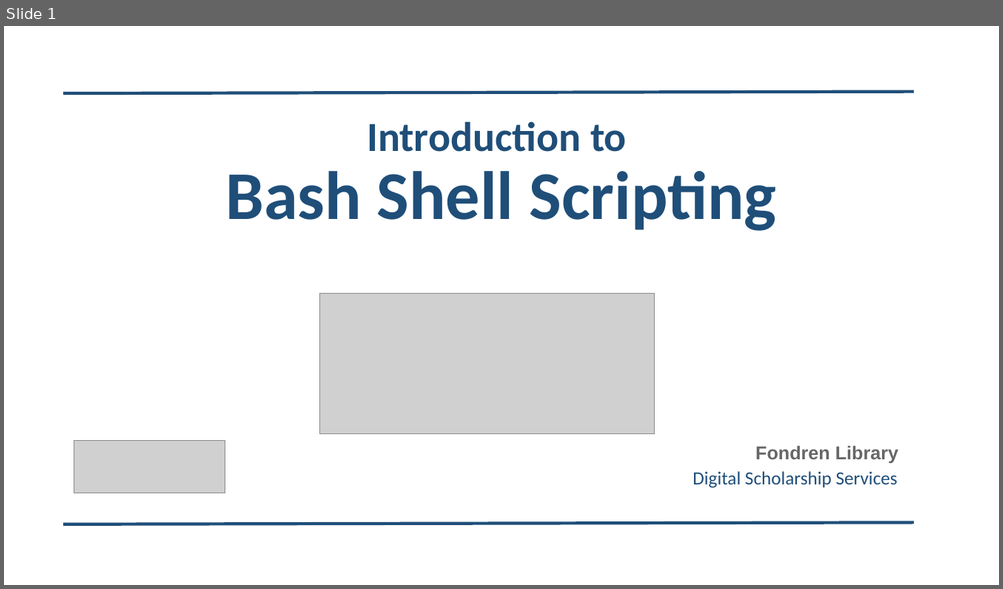
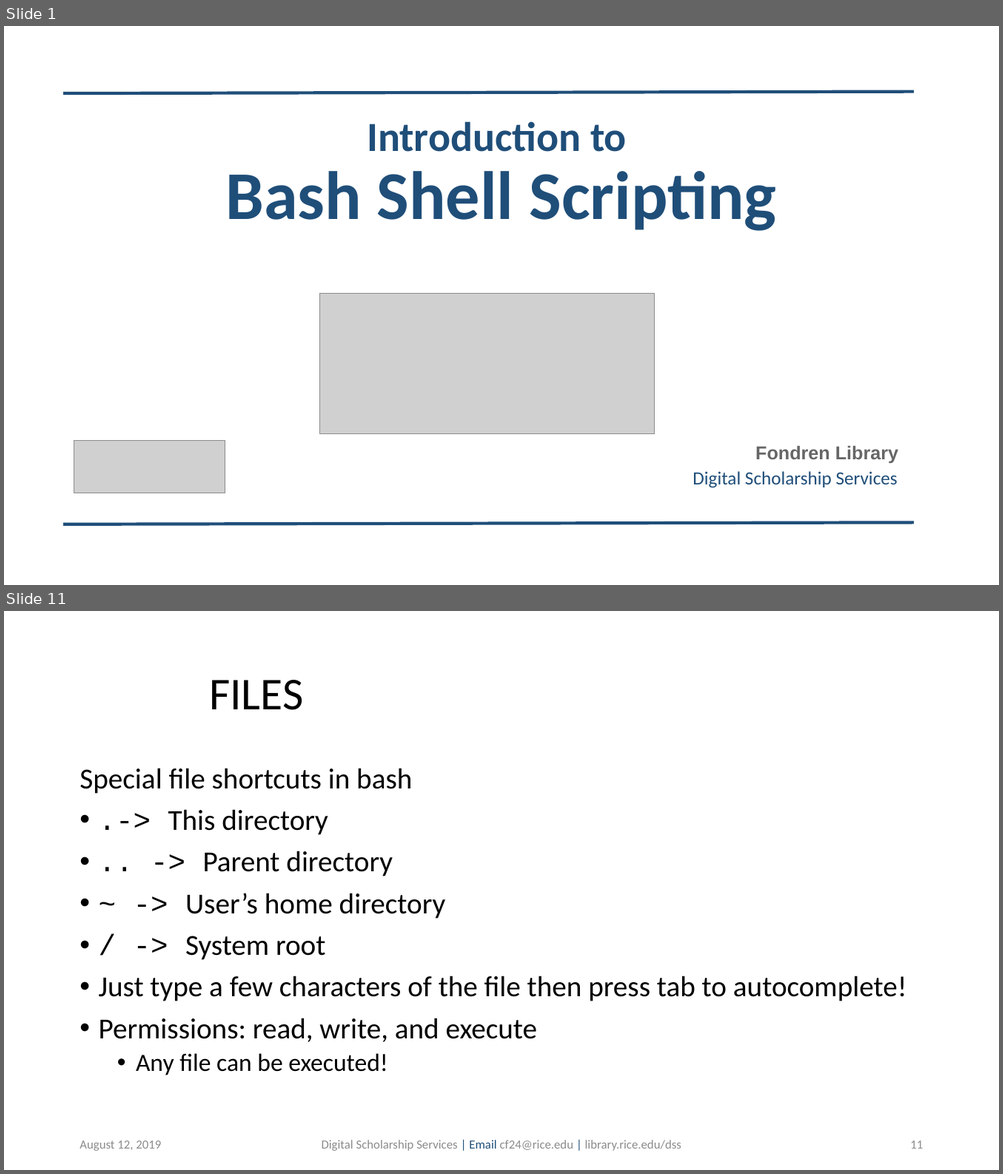
Before and after one commit to bakitybacon/rice-data-and-donuts, a slide deck: bash/Introduction to Bash.pptx. Shown one above the other, each under a label of ours: slide 1 before the commit, slides 1 and 11 after it; the slides between them are not shown. The pictures are 1003x589 and 1003x1174 pixels, drawn with LibreOffice and Linux fonts; fonts in the diff are those of the drawing; grey boxes stand for pictures; background and template pictures are left out. Boxes give left, top, right and bottom in pixels: in the first picture for what was removed or moved away, otherwise in the second. Text is boxed around its words. In the diff, an @@ line names an element or a change of style, - is before the commit and + after.

```diff
--- a/bash/Introduction to Bash.pptx
+++ b/bash/Introduction to Bash.pptx
@@ slide 11 added at [4,611,999,1170], background #FFFFFF @@
@@ title added at [209,680,303,710], 44 pt, text #000000 @@
+FILES
@@ text added at [79,768,907,1076], 28 pt, text #000000 @@
+Special file shortcuts in bash
+• .-> This directory
+• .. -> Parent directory
+• ~ -> User’s home directory
+• / -> System root
+• Just type a few characters of the file then press tab to autocomplete!
+• Permissions: read, write, and execute
+  • Any file can be executed!
@@ text added at [79,1141,161,1151], 12 pt, text #8C8C8C @@
+August 12, 2019
@@ text added at [321,1140,681,1151], 12 pt, text #8C8C8C @@
+Digital Scholarship Services | Email cf24@rice.edu | library.rice.edu/dss
@@ page number added at [910,1141,922,1149], 12 pt, text #8C8C8C @@
+11
```
Also in this commit, not shown: 1 slide changed, 12 other slides added.
